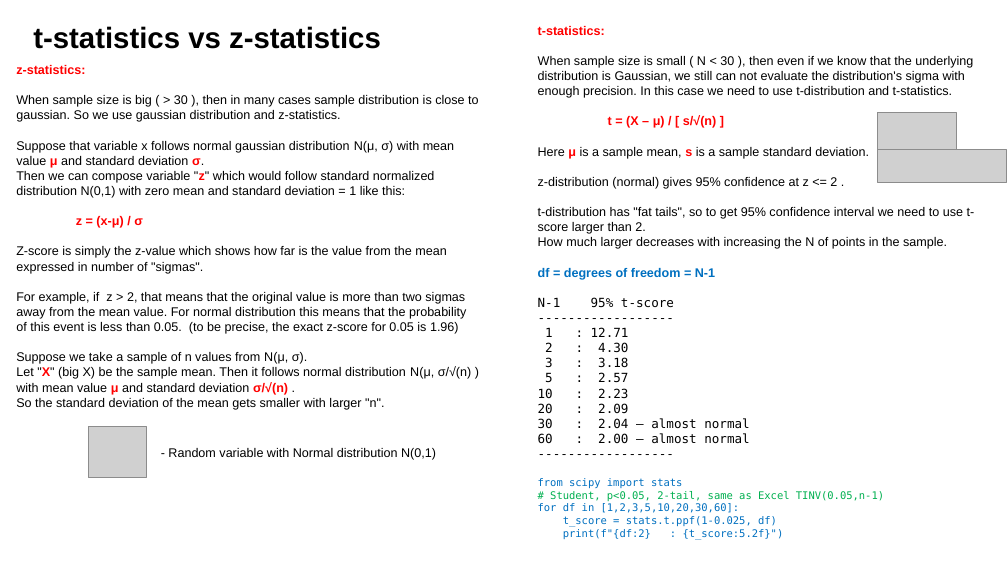
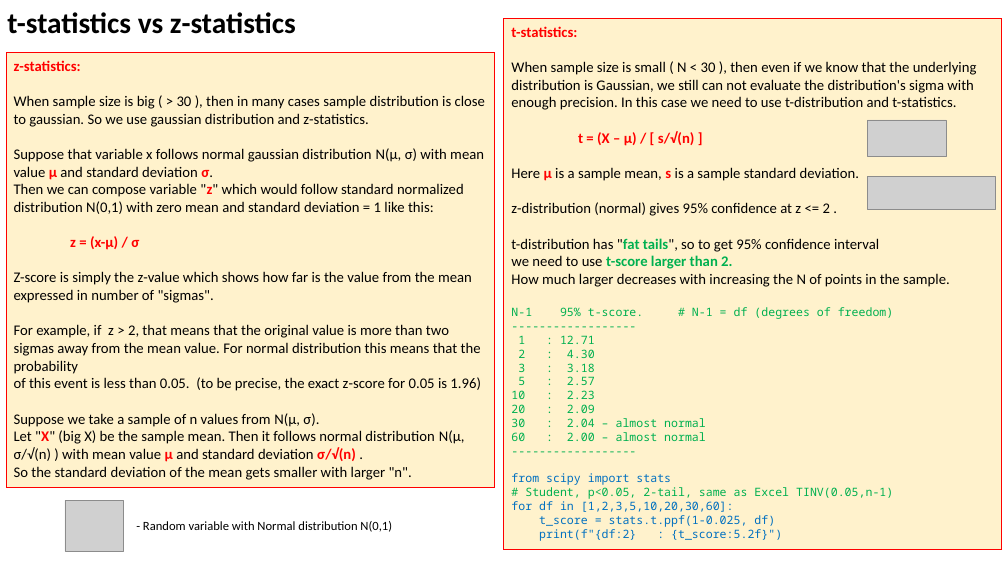
Before and after one commit to lselector/statistics, a slide deck: slide 2 of statistics_07b_t_distribution.pptx. Drawn at 1008x567 pixels with LibreOffice and Linux fonts; fonts in the diff are those of the drawing; grey boxes stand for pictures. Boxes give left, top, right and bottom in pixels: in the first picture for what was removed or moved away, otherwise in the second. Text is boxed around its words. In the diff, an @@ line names an element or a change of style, - is before the commit and + after.

```diff
--- a/statistics_07b_t_distribution.pptx
+++ b/statistics_07b_t_distribution.pptx
@@ text "t-statistics vs z-statistics": place and size @@
-text "t-statistics vs z-statistics" at bbox=[33, 26, 381, 49]
+text "t-statistics vs z-statistics" at bbox=[7, 12, 296, 34]
@@ text "t-statistics vs z-statistics" at bbox=[7, 12, 296, 34]: font Arial to Calibri @@
@@ rectangle "t-statistics:": place and size @@
-rectangle "t-statistics:" at bbox=[538, 26, 975, 539]
+rectangle "t-statistics:" at bbox=[504, 19, 1003, 550]
@@ rectangle "t-statistics:" at bbox=[504, 19, 1003, 550]: fill none to #FFF2CC; outline none to #FF0000 0.75 pt @@
@@ text in rectangle at bbox=[511, 26, 977, 541]: size 12 to 14 pt, font Arial to Calibri in "t-statistics:", "When sample size is small ( N ...", "t = (X – μ) / [ ...", "Here μ is a sample mean, s ..." and 2 more places; size 12 to 11 pt, text colour #000000 to #00B050 in "------------------", "1 : 12.71", "2 : 4.30", "3 : 3.18" and 6 more places; font DejaVu Sans Mono to Noto Sans Mono in "------------------", "1 : 12.71", "2 : 4.30", "3 : 3.18" and 11 more places; size 10 to 11 pt in "from scipy import stats", "# Student, p<0.05, 2-tail, same as Excel ...", "for df in [1,2,3,5,10,20,30,60]:", "t_score = stats.t.ppf(1-0.025, df)" and 1 more places @@
@@ rectangle "z-statistics:": place and size @@
-rectangle "z-statistics:" at bbox=[16, 65, 479, 410]
+rectangle "z-statistics:" at bbox=[6, 53, 495, 488]
@@ rectangle "z-statistics:" at bbox=[6, 53, 495, 488]: size 12 to 14 pt, font Arial to Calibri; fill none to #FFF2CC; outline none to #FF0000 0.75 pt @@
@@ picture: place and size @@
-picture at bbox=[878, 113, 957, 149]
+picture at bbox=[867, 120, 946, 157]
@@ picture: place and size @@
-picture at bbox=[878, 149, 1006, 182]
+picture at bbox=[867, 176, 996, 209]
@@ text in rectangle at bbox=[511, 238, 879, 269]: text changed; size 12 to 14 pt; font Arial to Calibri @@
-t-distribution has "fat tails", so to get 95% confidence interval we need to use t-score larger than 2.
+t-distribution has "fat tails", so to get 95% confidence interval
+we need to use t-score larger than 2.
@@ text in rectangle at bbox=[511, 307, 894, 319]: text changed; size 12 to 11 pt; font Arial to Noto Sans Mono; text colour #0070C0 to #00B050; bold off @@
-df = degrees of freedom = N-1
-N-1 95% t-score
+N-1 95% t-score. # N-1 = df (degrees of freedom)
@@ picture: place and size @@
-picture at bbox=[88, 426, 147, 477]
+picture at bbox=[65, 501, 123, 551]
@@ text "- Random variable with Normal ..." at bbox=[143, 521, 392, 532]: font Arial to Calibri @@
@@ text "- Random variable with Normal ...": place and size @@
-text "- Random variable with Normal ..." at bbox=[168, 448, 436, 460]
+text "- Random variable with Normal ..." at bbox=[143, 521, 392, 532]
```
Also in this commit, not shown: 7 other slides changed, 1 slide added, 6 other files.
